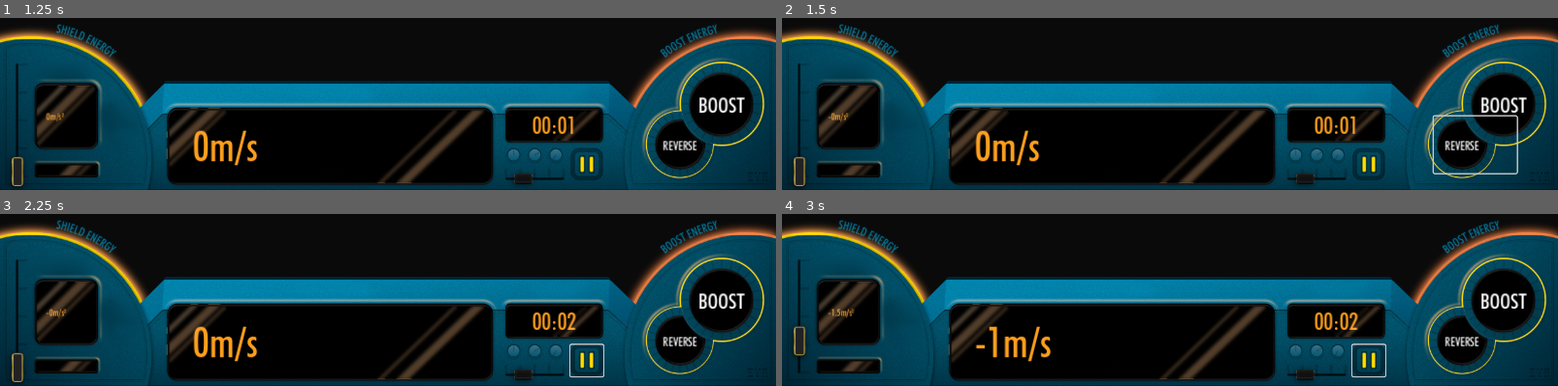
Above: before the commit, frames 1-4 (two rows, left to right).
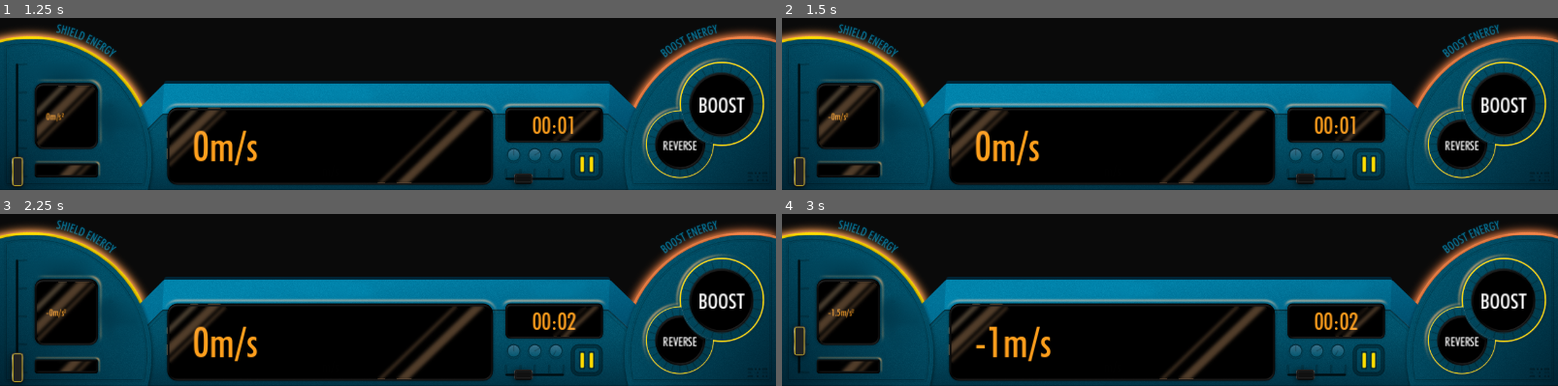
Above: after the commit, the same moments.

Repository: Harmoen/Never-Stop
Game: Godot game, scene res://source/ui/control_panel.tscn
Two runs of this game, one before a commit and one after it. Both use one fixed random seed, a clock stepped at 60 frames per second and the inputs below. This scene is started directly instead of the project's main scene.
Inputs (mouse positions are in pixels of both pictures, inside the frame that each line leads up to):
- Up to frame 1 (1.25 s): click "BOOST" at 0.5 s
- Up to frame 2 (1.5 s): click "REVERSE" at 1.25 s
- Up to frame 3 (2.25 s): click (589, 360) at 2 s
- Up to frame 4 (3 s): tap Enter at 2.75 s; move the mouse to (outside the picture) at 2.77 s; press the mouse at (outside the picture) at 2.78 s; hold D (throttle_up) from 2.78 s (still down)

Frame 1 is identical in both runs. In frame 2, 0.4% of the frame differs, in the area x 83-95%, y 56-92%; in frame 3, 0.1%; in frame 4, 0.1%.
Error in both runs: Invalid call. Nonexistent function '_on_ship_boost_start' in base 'Nil'. (res://source/ui/control_panel.gd:106)

Commit message:
Removed Focus Mode from buttons

Diff:
--- a/source/spaceship/spaceship.gd
+++ b/source/spaceship/spaceship.gd
@@ -2,7 +2,7 @@
 extends Node2D
 
 #region Variables
-const MAX_HEIGHT : float = 520
+const MAX_HEIGHT : float = 500
 const MIN_HEIGHT : float = 20
 const TOUCH_DEADZONE : float = 5
 
--- a/source/ui/control_panel.tscn
+++ b/source/ui/control_panel.tscn
@@ -36,6 +36,12 @@
 
 [sub_resource type="Shortcut" id="Shortcut_kpcxc"]
 events = [SubResource("InputEventAction_x220t")]
+
+[sub_resource type="InputEventAction" id="InputEventAction_cnuba"]
+action = &"pause"
+
+[sub_resource type="Shortcut" id="Shortcut_00t2t"]
+events = [SubResource("InputEventAction_cnuba")]
 
 [node name="ControlPanel" type="CanvasLayer"]
 script = ExtResource("1_nb26g")
@@ -194,6 +200,7 @@
 offset_top = 598.0
 offset_right = 1212.0
 offset_bottom = 692.0
+focus_mode = 0
 shortcut = SubResource("Shortcut_kpcxc")
 shortcut_feedback = false
 shortcut_in_tooltip = false
@@ -223,6 +230,10 @@
 offset_top = 652.0
 offset_right = 995.0
 offset_bottom = 704.0
+focus_mode = 0
+shortcut = SubResource("Shortcut_00t2t")
+shortcut_feedback = false
+shortcut_in_tooltip = false
 icon = ExtResource("12_dlyja")
 flat = true
 icon_alignment = 1
Not shown: 1 places in source/ui/control_panel.tscn that only renumber resources
